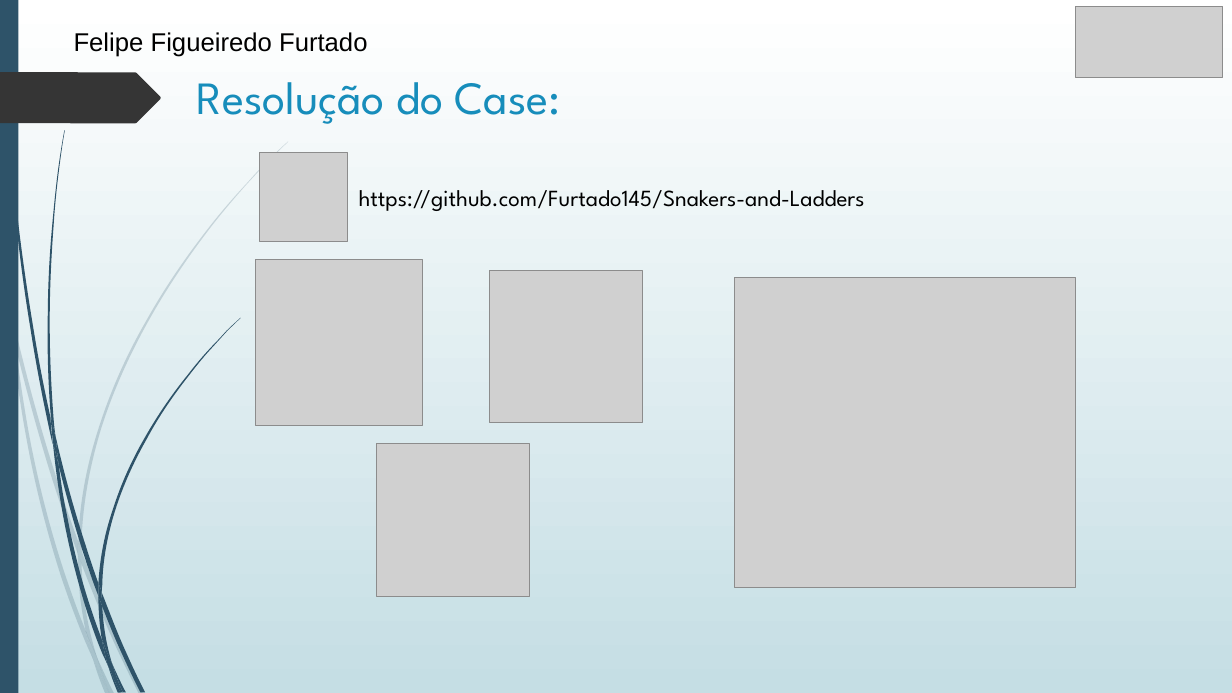
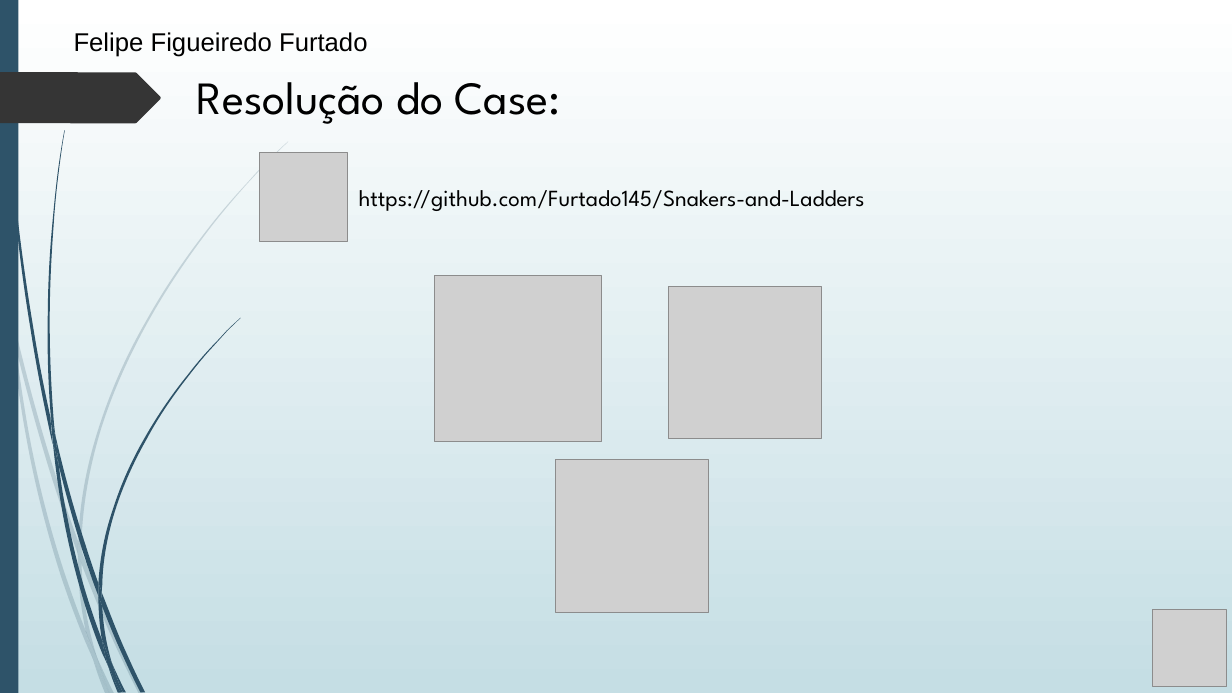
Before and after one commit to Furtado145/Snakers-and-Ladders, a slide deck: slide 3 of ApresentacaoDSM.pptx. Drawn at 1232x693 pixels with LibreOffice and Linux fonts; fonts in the diff are those of the drawing; grey boxes stand for pictures. Boxes give left, top, right and bottom in pixels: in the first picture for what was removed or moved away, otherwise in the second. Text is boxed around its words. In the diff, an @@ line names an element or a change of style, - is before the commit and + after.

Commit message:
Finalizado...quase

```diff
--- a/ApresentacaoDSM.pptx
+++ b/ApresentacaoDSM.pptx
@@ picture removed at box(1076, 6, 1223, 78) @@
@@ title "Resolução do Case:" at box(197, 82, 561, 124): text colour #178DBB to #000000 @@
@@ picture removed at box(734, 277, 1076, 588) @@
@@ 3 pictures: place and size @@
-3 pictures at box(256, 260, 642, 596)
+3 pictures at box(435, 275, 821, 613)
@@ picture added at box(1153, 609, 1226, 686) @@
```
Also in this commit, not shown: 15 slides added, 2 slides removed.
